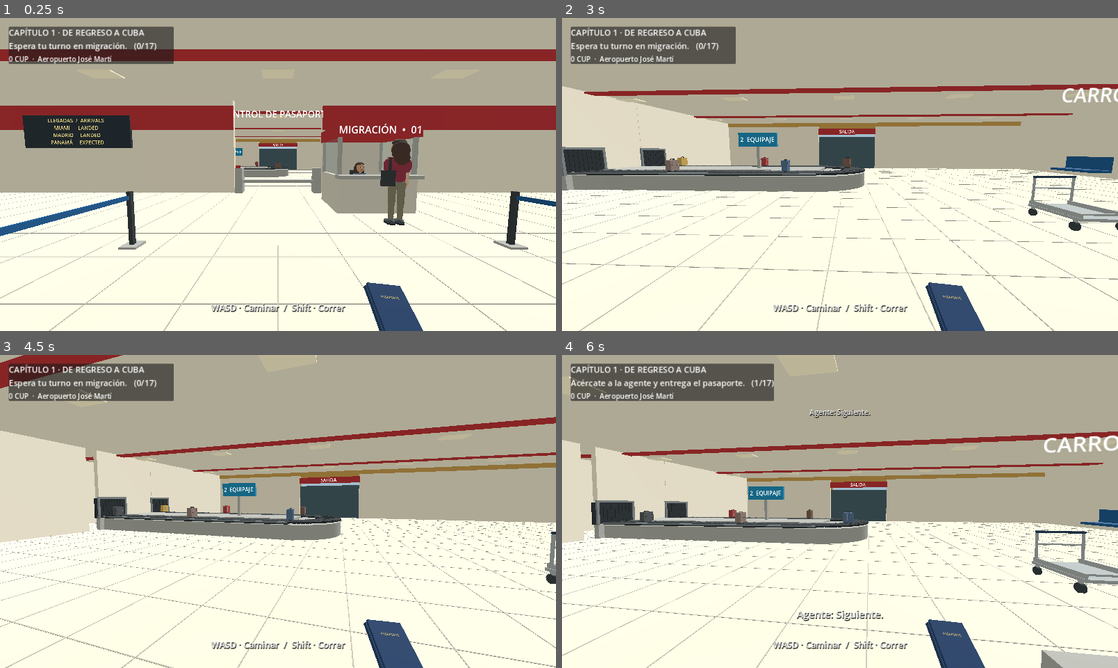
Above: before the commit, frames 1-4 (two rows, left to right).
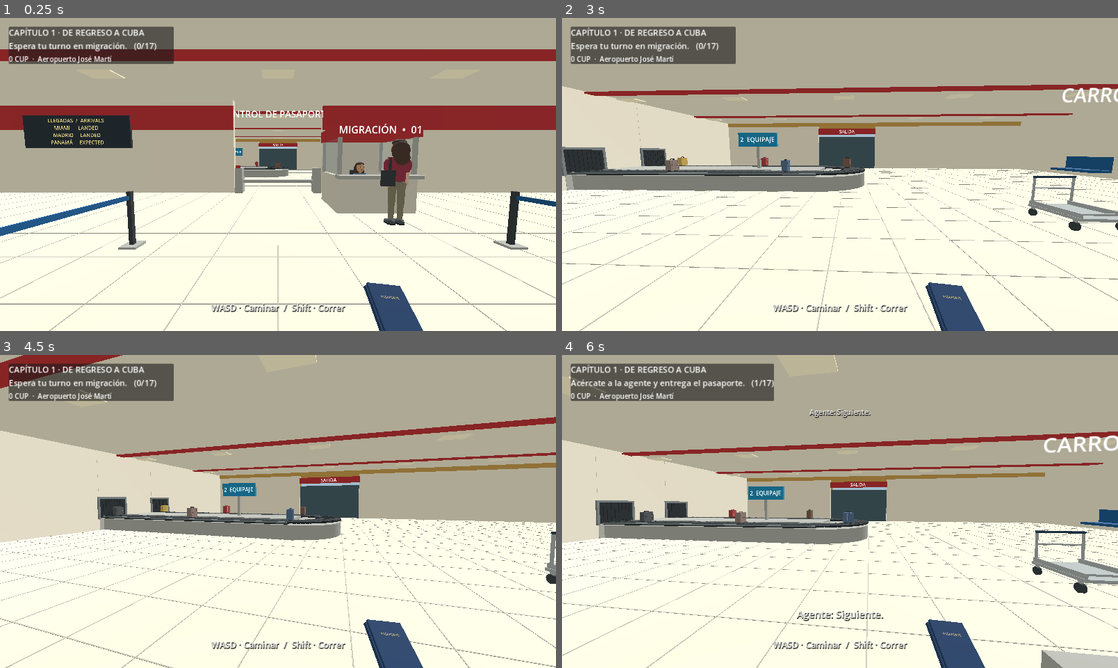
Above: after the commit, the same moments.

Repository: valdy247/mycity
Game: Godot game, scene res://airport.tscn
Two runs of this game, one before a commit and one after it. Both use one fixed random seed, a clock stepped at 60 frames per second and the inputs below.
Inputs (mouse positions are in pixels of both pictures, inside the frame that each line leads up to):
- Up to frame 1 (0.25 s): no input
- Up to frame 2 (3 s): tap Enter at 0.5 s; move the mouse to (867, 174) at 0.52 s; hold W from 0.53 s (still down); tap E at 0.6 s; click (867, 174) at 0.67 s; tap Space at 0.77, 1.52 s; move the mouse to (812, 174) at 1.27 s; tap Shift at 1.35 s; move the mouse to (851, 168) at 2.02 s; tap B at 2.1 s; move the mouse to (834, 180) at 2.77 s; tap Q at 2.85 s; click (834, 180) at 2.92 s
- Up to frame 3 (4.5 s): keep holding W; tap Space at 3.02, 3.77 s; move the mouse to (316, 514) at 3.52 s; tap X at 3.6 s; move the mouse to (233, 508) at 4.27 s; tap 1 at 4.35 s
- Up to frame 4 (6 s): tap Space at 4.52 s; move the mouse to (845, 511) at 5.02 s; tap 2 at 5.1 s; click (845, 511) at 5.17 s; move the mouse to (817, 505) at 5.77 s; release W at 5.78 s; hold D from 5.78 s (still down); tap 3 at 5.85 s

The runs differ from the first frame. In frame 1, less than 0.1% of the frame differs, in the area x 48-52%, y 47-49%; in frame 2, less than 0.1%; in frame 3, 0.3%; in frame 4, 0.4%, in the area x 3-55%, y 28-60%.

Commit message:
Align baggage portal openings and separate rounded deck surface to prevent z-fighting

Diff:
--- a/game/airport.gd
+++ b/game/airport.gd
@@ -78,6 +78,7 @@
 	_make_player()
 	_make_arrivals_props()
 	_make_bags()
+	_update_belt(0.0)
 	_make_hud()
 	var voices := DisplayServer.tts_get_voices_for_language("es")
 	if not voices.is_empty(): voice_id = voices[0]
@@ -283,20 +284,20 @@
 	var drum := CylinderMesh.new()
 	drum.top_radius = 1.95
 	drum.bottom_radius = 1.95
-	drum.height = .60
+	drum.height = .58
 	drum.radial_segments = 32
 	drum.rings = 0
 	cap.mesh = drum
 	cap.material_override = _mat(metal)
 	cap.cast_shadow = GeometryInstance3D.SHADOW_CASTING_SETTING_OFF
 	add_child(cap)
-	cap.position = Vector3(BELT_LEFT,.30,-11)
+	cap.position = Vector3(BELT_LEFT,.29,-11)
 	var body := StaticBody3D.new()
 	add_child(body)
 	body.position = cap.position
 	var shape := CylinderShape3D.new()
 	shape.radius = 1.95
-	shape.height = .60
+	shape.height = .58
 	var col := CollisionShape3D.new()
 	col.shape = shape
 	body.add_child(col)
@@ -316,8 +317,8 @@
 		var slat := _box(self,Vector3.ZERO,Vector3(.89,.012,.027),Color("#3c4244"))
 		baggage_slats.append(slat)
 	# Wall panels leave openings at z=-12.5 and -9.5, with black rubber curtains.
-	_box(self,Vector3(BELT_WALL,2,-16.7),Vector3(.22,4,6.2),cream,true)
-	_box(self,Vector3(BELT_WALL,2,-5.65),Vector3(.22,4,7.3),cream,true)
+	_box(self,Vector3(BELT_WALL,2,-16.47),Vector3(.22,4,6.66),cream,true)
+	_box(self,Vector3(BELT_WALL,2,-5.43),Vector3(.22,4,6.86),cream,true)
 	_box(self,Vector3(BELT_WALL,2,-11),Vector3(.22,4,1.72),cream,true)
 	for z in [-12.5,-9.5]:
 		var zz := float(z)
